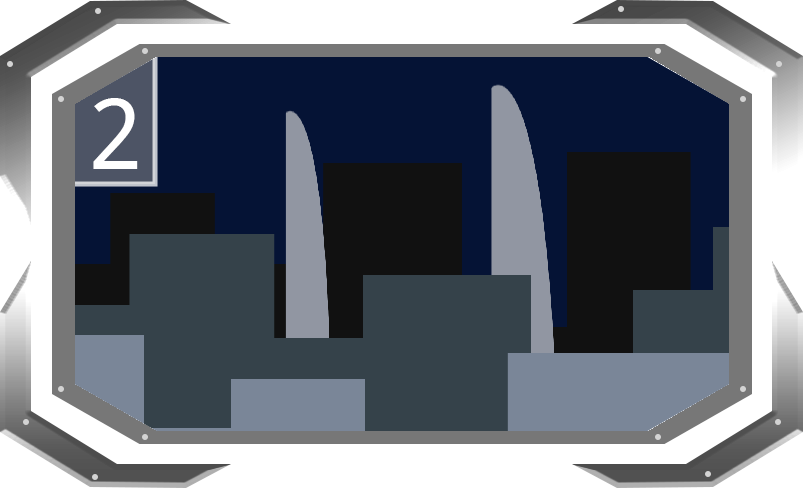
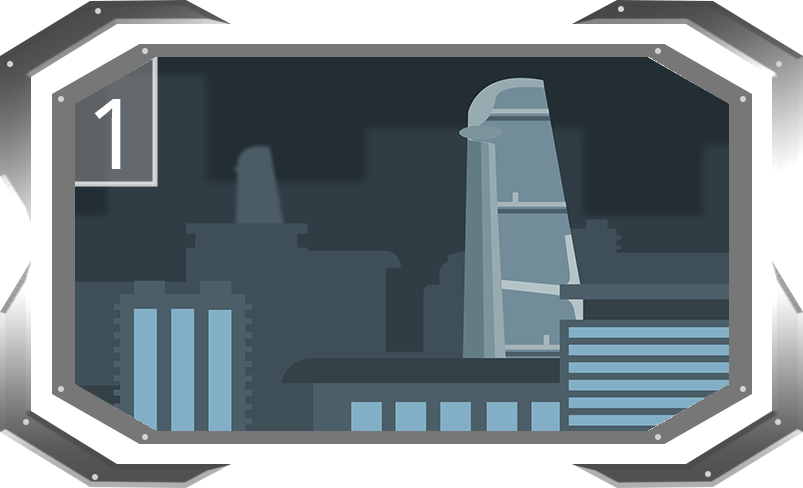
Layered file, before and after one edit (803px x 488px). Changes by layer:
hid "2" (1st of 2, in "chiffre") over [93,98,138,169]
showed "1" (1st of 2, in "chiffre") over [94,99,121,169]
hid "Calque 3" over [75,57,729,431]
added layer "background_level_1" above "fond" over [75,57,729,431]
